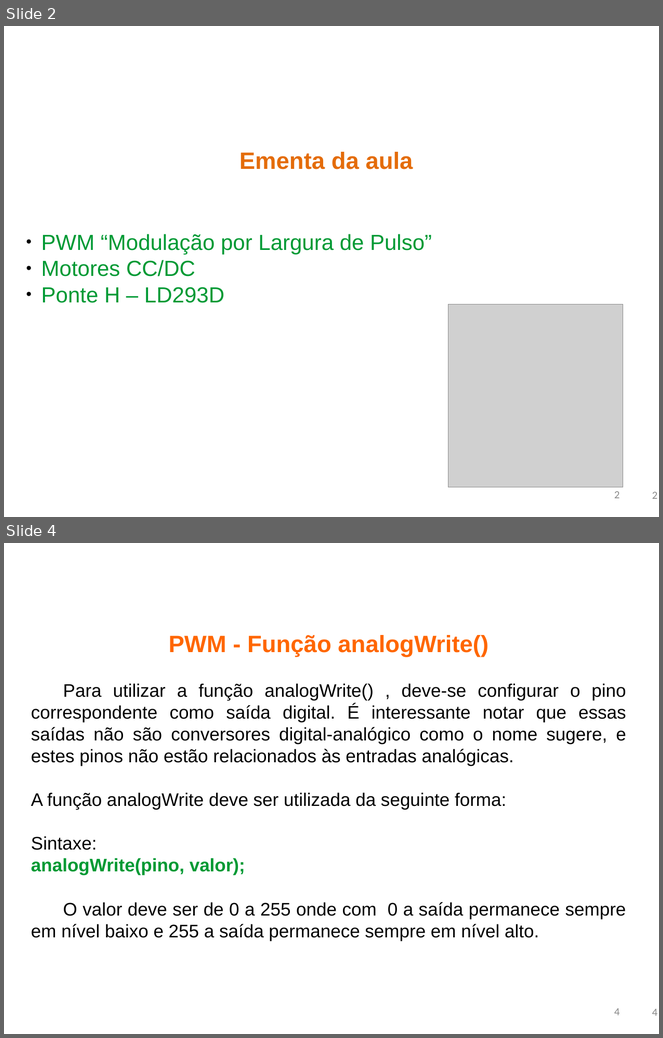
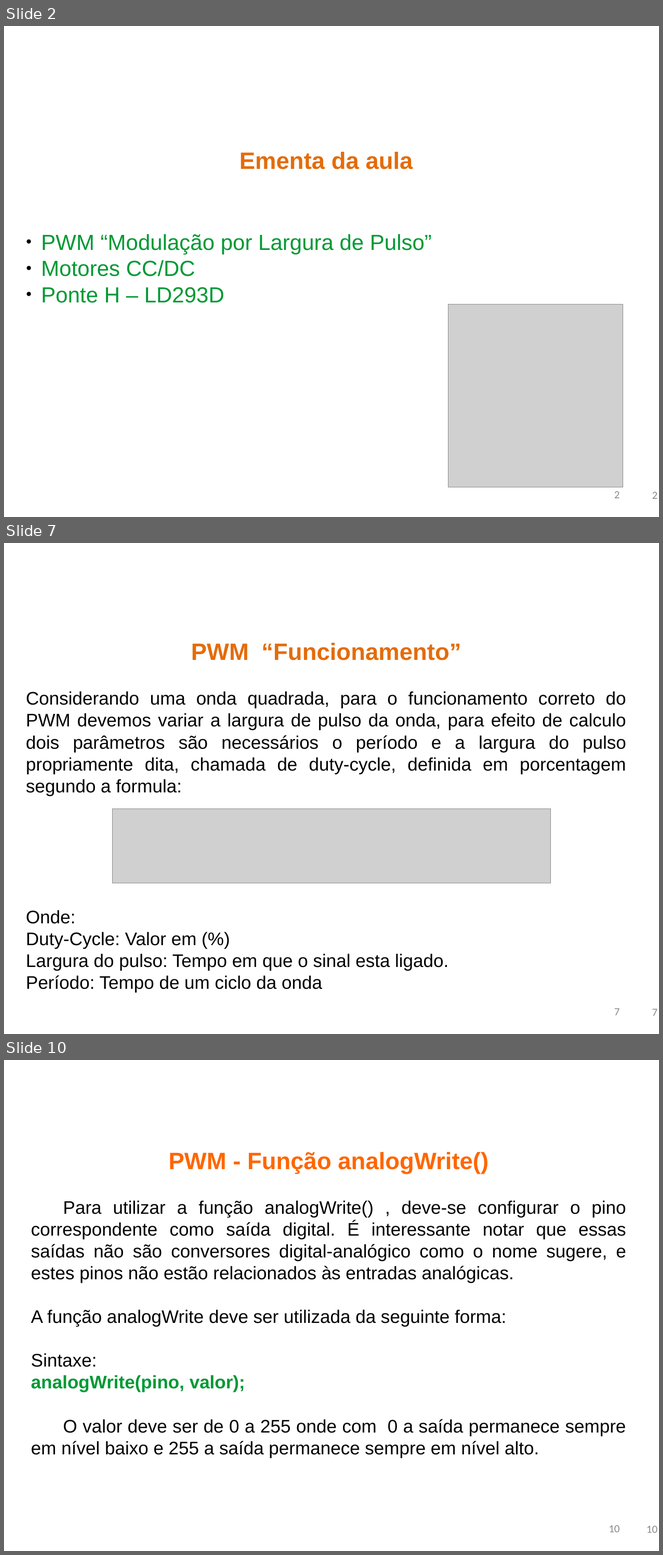
Before and after one commit to rafaelgov95/Robotica, a slide deck: IFMS/AulaIFMS2.ppt. Shown one above the other, each under a label of ours: slides 2 and 4 before the commit, slides 2, 7 and 10 after it; the slides between them are not shown. The pictures are 663x1038 and 663x1555 pixels, drawn with LibreOffice and Linux fonts; fonts in the diff are those of the drawing; grey boxes stand for pictures; background and template pictures are left out. Boxes give left, top, right and bottom in pixels: in the first picture for what was removed or moved away, otherwise in the second. Text is boxed around its words. In the diff, an @@ line names an element or a change of style, - is before the commit and + after.

```diff
--- a/IFMS/AulaIFMS2.ppt
+++ b/IFMS/AulaIFMS2.ppt
@@ slide 7 added at box(4, 543, 659, 1034), background picture (left out) @@
@@ text added at box(26, 643, 626, 992), 20 pt, text #000000 @@
+PWM “Funcionamento”
+Considerando uma onda quadrada, para o funcionamento correto do PWM devemos variar a largura de pulso da onda, para efeito de calculo dois parâmetros são necessários o período e a largura do pulso propriamente dita, chamada de duty-cycle, definida em porcentagem segundo a formula:
+Onde:
+Duty-Cycle: Valor em (%)
+Largura do pulso: Tempo em que o sinal esta ligado.
+Período: Tempo de um ciclo da onda
@@ picture added at box(112, 809, 551, 884) @@
@@ page number added at box(614, 1008, 620, 1016), 12 pt, text #898989 @@
+7
@@ page number added at box(652, 1009, 658, 1016), 12 pt, text #898989 @@
+7
@@ what was slide 4 is now slide 10 @@
@@ page number at box(609, 1525, 620, 1533): text changed @@
-4
+10
@@ page number at box(647, 1526, 658, 1533): text changed @@
-4
+10
```
Also in this commit, not shown: 5 other slides added, 2 other files.
